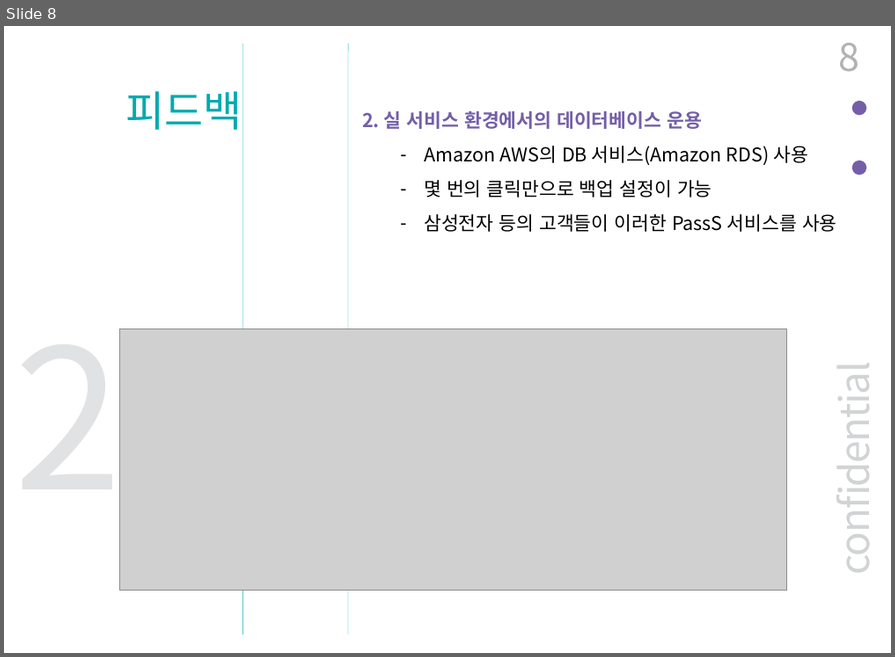
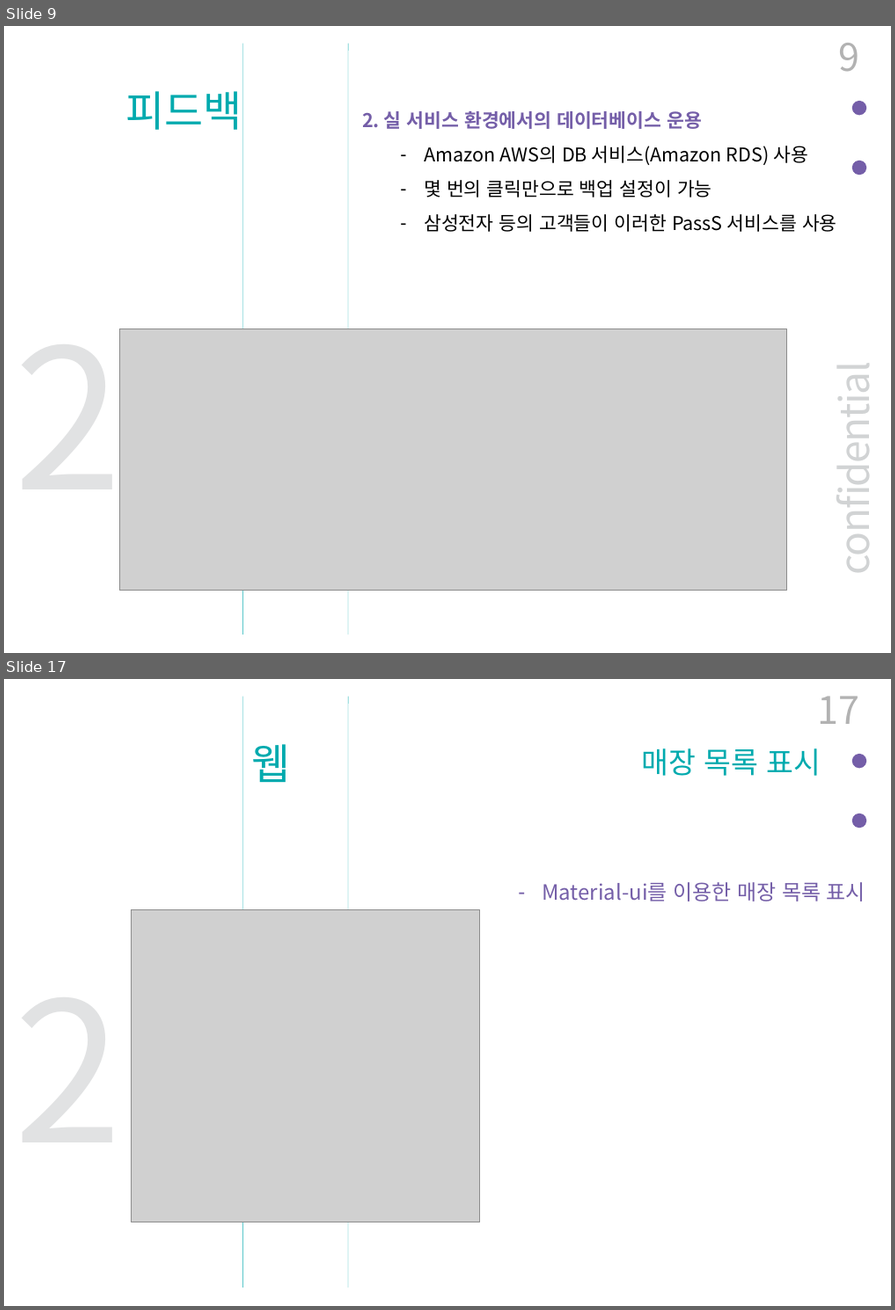
Before and after one commit to BerryWell/CapstoneDesign-2019-02, a slide deck: 제출자료/발표자료/최종_발표_자료_12조.pptx. Shown one above the other, each under a label of ours: slide 8 before the commit, slides 9 and 17 after it; the slides between them are not shown. The pictures are 895x657 and 895x1310 pixels, drawn with LibreOffice and Linux fonts; fonts in the diff are those of the drawing; grey boxes stand for pictures. Boxes give left, top, right and bottom in pixels: in the first picture for what was removed or moved away, otherwise in the second. Text is boxed around its words. In the diff, an @@ line names an element or a change of style, - is before the commit and + after.

```diff
--- a/제출자료/발표자료/최종_발표_자료_12조.pptx
+++ b/제출자료/발표자료/최종_발표_자료_12조.pptx
@@ slide 17 added at (4, 679, 891, 1306), background #FFFFFF; not listed: 5 template elements that a slide beside it also shows @@
@@ page number added at (817, 696, 859, 724), 36 pt, text #B2B2B2 @@
+17
@@ text added at (252, 744, 291, 783), 40 pt, text #00AAAE @@
+웹
@@ text added at (642, 749, 822, 776), 28 pt, text #00AAAE @@
+매장 목록 표시
@@ text added at (542, 882, 866, 902), 20 pt, text #745EA8 @@
+– Material-ui를 이용한 매장 목록 표시
@@ picture added at (132, 910, 481, 1222) @@
@@ what was slide 8 is now slide 9 @@
@@ page number at (838, 43, 859, 72): text changed @@
-8
+9
```
Also in this commit, not shown: 4 slides changed, 10 other slides added.
